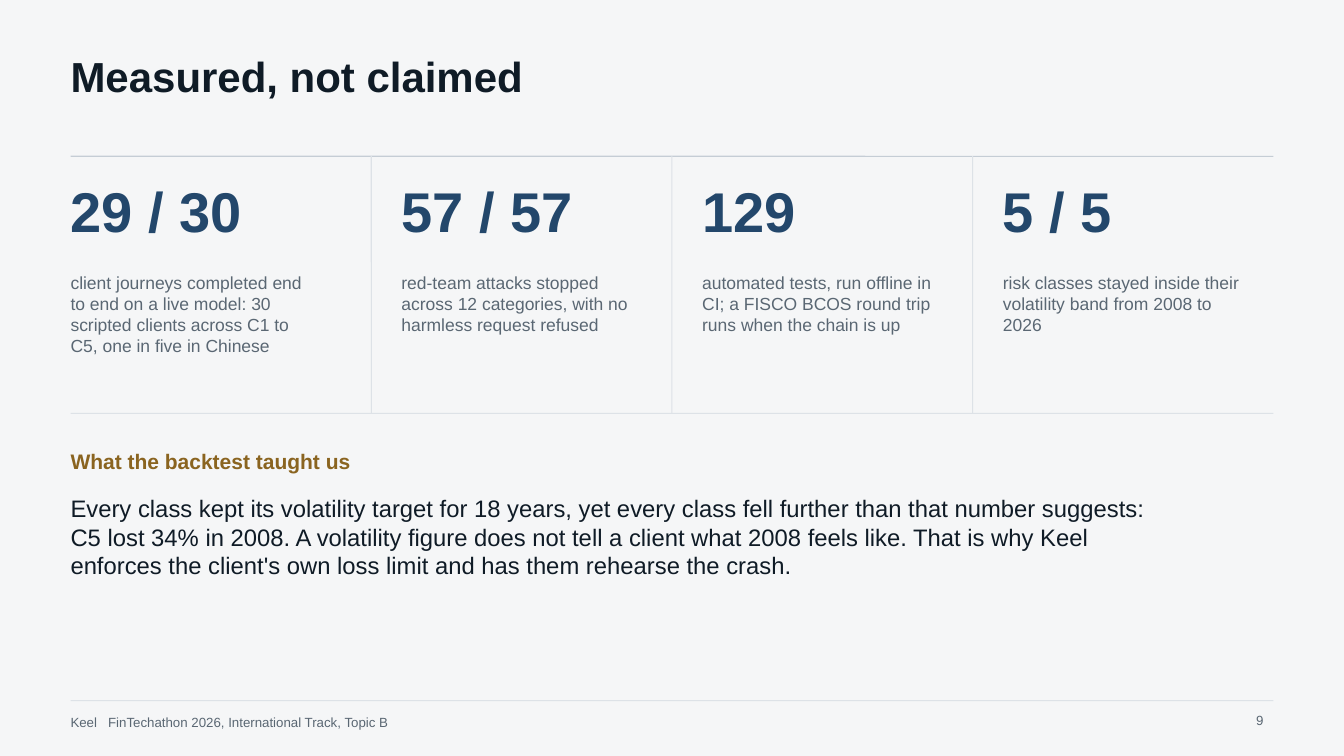
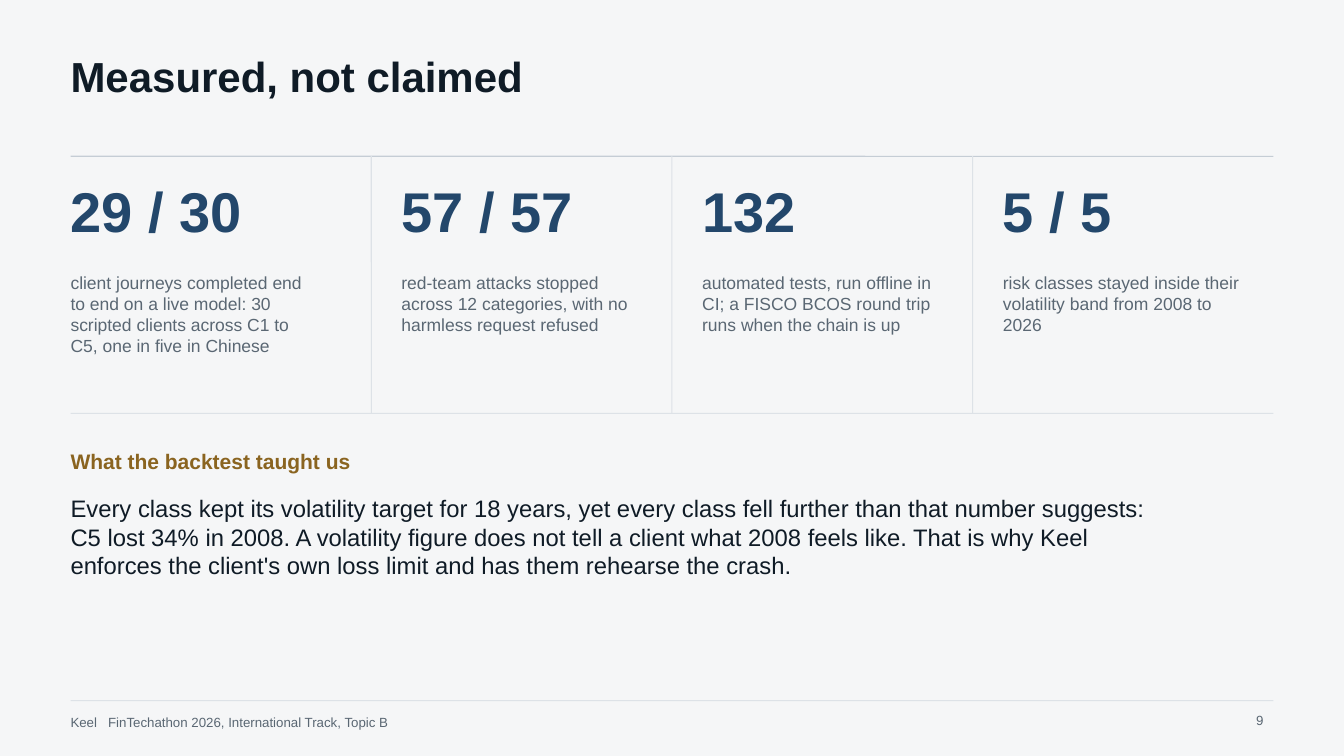
Before and after one commit to erkinovvv/keel, a slide deck: slide 9 of submission/Keel_FinTechathon_2026.pptx. Drawn at 1344x756 pixels with LibreOffice and Linux fonts; fonts in the diff are those of the drawing. Boxes give left, top, right and bottom in pixels: in the first picture for what was removed or moved away, otherwise in the second. Text is boxed around its words. In the diff, an @@ line names an element or a change of style, - is before the commit and + after.

```diff
--- a/submission/Keel_FinTechathon_2026.pptx
+++ b/submission/Keel_FinTechathon_2026.pptx
@@ text at (x1=702, y1=193, x2=795, y2=233): text changed @@
-129
+132
```
Also in this commit, not shown: 11 other files.
